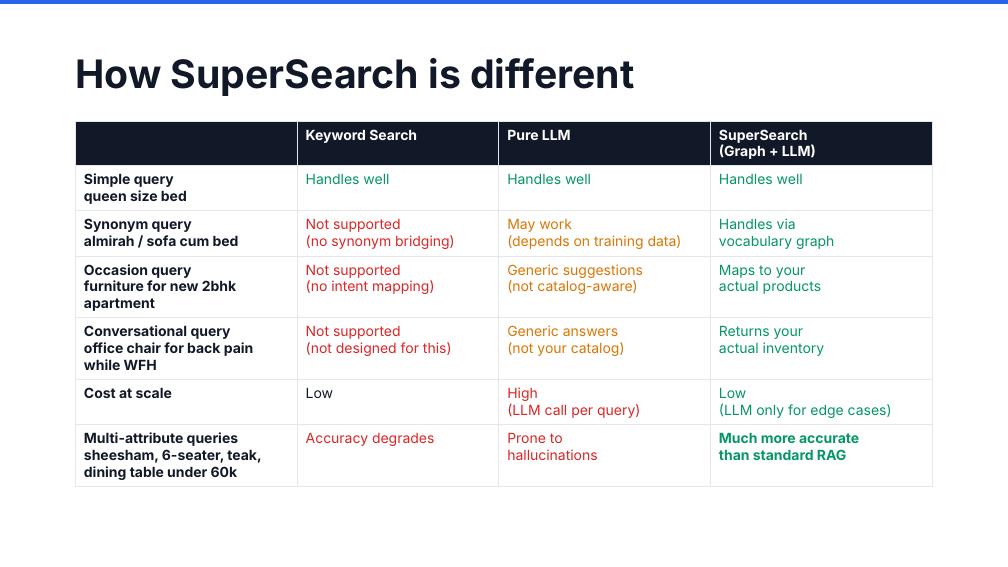
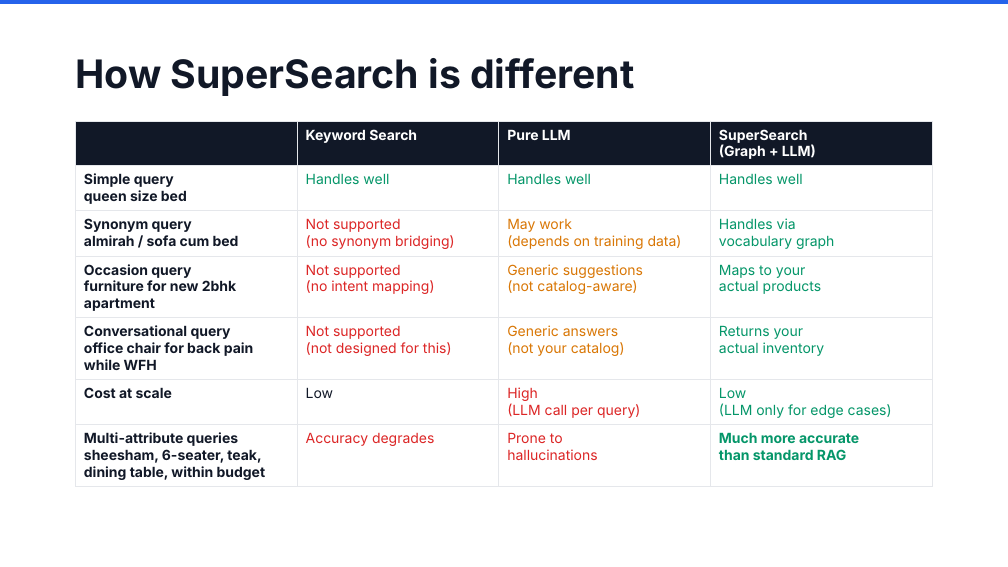
Before and after one commit to aantrikshhh/supersearch-ppt-templates, a slide deck: slide 13 of output/SS_Generic_Furniture.pptx. Drawn at 1008x567 pixels with LibreOffice and Linux fonts; fonts in the diff are those of the drawing. Boxes give left, top, right and bottom in pixels: in the first picture for what was removed or moved away, otherwise in the second. Text is boxed around its words. In the diff, an @@ line names an element or a change of style, - is before the commit and + after.

```diff
--- a/output/SS_Generic_Furniture.pptx
+++ b/output/SS_Generic_Furniture.pptx
@@ table at bbox=[76, 121, 932, 484] @@
-row 7, column 1: Multi-attribute queries / sheesham, 6-seater, teak, dining table under 60k
+row 7, column 1: Multi-attribute queries / sheesham, 6-seater, teak, dining table, within budget
```
Also in this commit, not shown: 2 other slides changed, 10 other files.
